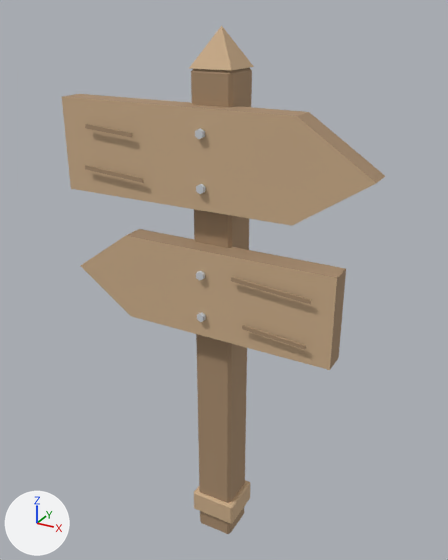
One commit to the glTF model assets/export/prop_signpost.glb: the scene before it, then after it.
One viewpoint serves both versions: a 50 mm lens placed at (0.572, -1.01, 1.164), pointed at (-0.003, 0.035, 0.642). The axes (+X, +Y, +Z) are drawn at lower left. The lights are the same throughout. The older version comes first. Vertices at exactly the same position are counted once.

Names of what the first picture shows: 'prop_signpost'.
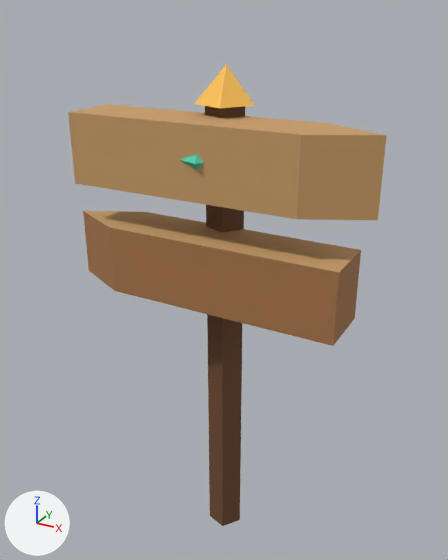
What differs and where, as boxes (x1, y1, x2, y2) in the pictures (448 x 560 px):
'prop_signpost', recoloured, reshaped (9% shorter)
    before: (62, 26, 385, 534)
    after: (68, 64, 387, 526)
part 1 of me_prop_signpost, added (brown)
    after: (205, 106, 245, 526)
part 2 of me_prop_signpost, added (orange)
    after: (195, 64, 255, 108)
part 3 of me_prop_signpost, rebuilt
    before: (81, 229, 346, 370)
    after: (83, 211, 361, 346)
part 4 of me_prop_signpost, rebuilt (12% shorter)
    before: (62, 94, 385, 226)
    after: (68, 104, 387, 220)
part 5 of me_prop_signpost, deleted
    before: (85, 26, 312, 534)
part 6 of me_prop_signpost, added
    after: (180, 154, 203, 170)

What the commit changed:
Material 'wood_dark' (mat_wood_dark) changes colour from beige #aa8d6e to brown #6e4a2f; in linear values from (0.4, 0.267, 0.157) to (0.156, 0.0685, 0.0284).
Material 'wood' (mat_wood) changes colour from beige #ceaf8b to brown #a8764a; in linear values from (0.62, 0.431, 0.259) to (0.392, 0.181, 0.0685).
Material 'teal' (mat_teal) is new.
Its base color is (0.0782, 0.638, 0.434) (green #4fd1b0).
Its roughness is 0.85.
Material 'amber' (mat_amber) is new.
Its base color is (1.0, 0.565, 0.102) (orange #ffc65a).
Its roughness is 0.85.
Material 'wood_light' (mat_wood_light) is new.
Its base color is (0.584, 0.337, 0.138) (orange #c99d68).
Its roughness is 0.85.
me_prop_signpost is used by ob_prop_signpost; location (0.0, 0.0, 0.0).
Verts and faces of me_prop_signpost; kept vertices keep their numbers, new ones are numbered from 153.
me_prop_signpost had 153 vertices, 254 faces and spanned x -0.32..0.32, y -0.071..0.071, z 0.0..1.135.
me_prop_signpost now has 43 vertices, 66 faces and spans x -0.32..0.32, y -0.095..0.095, z 0.0..1.07.
me_prop_signpost part 1: a new loose piece, a 5-sided cylinder along z spanning x -0.032..0.04, y 0.0..0.076, z 0.0..1.0, in mat_wood_dark (brown #6e4a2f).
me_prop_signpost part 2: a new loose piece, a 5-sided cone pointing to +z spanning x -0.049..0.06, y -0.019..0.095, z 1.0..1.07, in mat_amber (orange #ffc65a).
me_prop_signpost part 3: the loose piece of 10 vertices spanning x -0.31..0.27, y -0.059..-0.011, z 0.555..0.739 is rebuilt with 10 vertices and now spans x -0.32..0.28, y -0.082..0.038, z 0.62..0.76.
me_prop_signpost part 4: the loose piece of 10 vertices spanning x -0.32..0.32, y -0.053..-0.001, z 0.817..1.003 is rebuilt with 10 vertices and now spans x -0.28..0.32, y -0.082..0.038, z 0.84..0.98, in mat_wood_light (orange #c99d68).
me_prop_signpost part 5: 11 loose pieces with 133 vertices, spanning x -0.265..0.23, y -0.071..0.071, z 0.0..1.135, are deleted.
Part 6, on me_prop_signpost:
New vertex 153 is at (0.0, -0.062, 0.88).
New vertex 154 is at (0.035, -0.062, 0.915).
New vertex 155 is at (0.011, -0.029, 0.915).
New vertex 156 is at (-0.028, -0.041, 0.915).
New vertex 157 is at (-0.028, -0.082, 0.915), pixel (179, 159).
New vertex 158 is at (0.011, -0.095, 0.915), pixel (194, 163).
New vertex 159 is at (0.0, -0.062, 0.95).
New faces: (153, 155, 154), (153, 156, 155), (153, 157, 156), (153, 158, 157), (153, 154, 158), (154, 155, 159) (mat_teal (green #4fd1b0)).
New faces: (155, 156, 159), (156, 157, 159), (157, 158, 159), (154, 159, 158) (mat_teal (green #4fd1b0)).
me_prop_signpost no longer uses material mat_metal (light grey #ced3d8).
me_prop_signpost gains material mat_amber (orange #ffc65a).
me_prop_signpost gains material mat_wood_light (orange #c99d68).
me_prop_signpost gains material mat_teal (green #4fd1b0).
